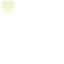
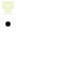
Before/after of a 64×64 layered artwork. What changed in the layer stack:
added layer "Layer #1" above "Layer" over 5, 21, 11, 27
